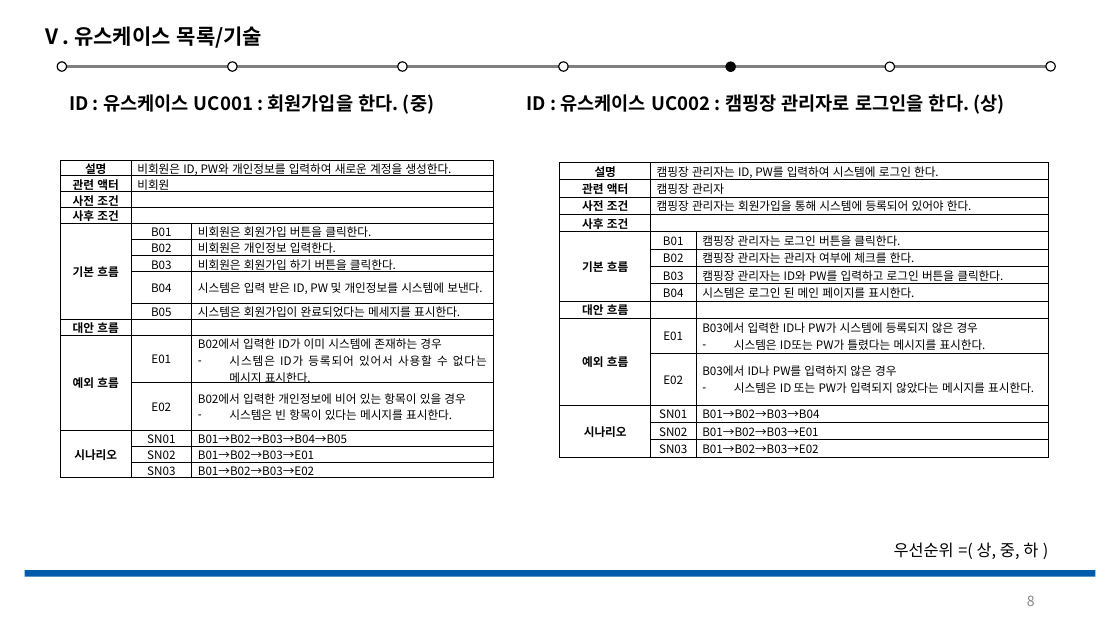
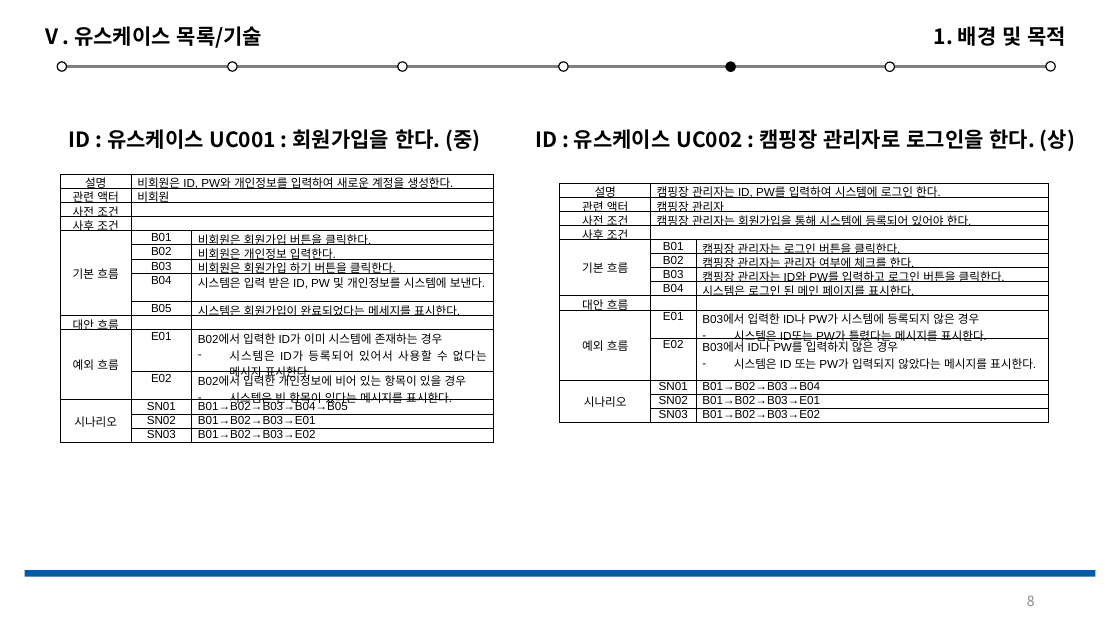
Before and after one commit to Jeeseob/SoftwareEngineering, a slide deck: slide 8 of 소공.pptx. Drawn at 1120x630 pixels with LibreOffice and Linux fonts; fonts in the diff are those of the drawing. Boxes give left, top, right and bottom in pixels: in the first picture for what was removed or moved away, otherwise in the second. Text is boxed around its words. In the diff, an @@ line names an element or a change of style, - is before the commit and + after.

```diff
--- a/소공.pptx
+++ b/소공.pptx
@@ text added at <box>934,26,1067,46</box>, 18 pt, text #000000, bold @@
+1. 배경 및 목적
@@ text "ID : 유스케이스 UC001 : ...": place and size @@
-text "ID : 유스케이스 UC001 : ..." at <box>69,94,434,114</box>
+text "ID : 유스케이스 UC001 : ..." at <box>69,129,480,151</box>
@@ text "ID : 유스케이스 UC001 : ..." at <box>69,129,480,151</box>: size 16 to 18 pt; indent changed @@
@@ text "ID : 유스케이스 UC002 : ...": place and size @@
-text "ID : 유스케이스 UC002 : ..." at <box>527,94,1005,114</box>
+text "ID : 유스케이스 UC002 : ..." at <box>536,129,1075,151</box>
@@ text "ID : 유스케이스 UC002 : ..." at <box>536,129,1075,151</box>: size 16 to 18 pt @@
@@ table at <box>60,175,493,450</box> @@
@@ font Noto Sans CJK KR to Arial @@
@@ bold off in "설명", "관련 액터", "사전 조건", "사후 조건" and 4 more places @@
@@ table: place and size @@
-table at <box>60,160,493,482</box>
+table at <box>60,175,493,450</box>
@@ table at <box>560,183,1049,459</box> @@
@@ font Noto Sans CJK KR to Arial @@
@@ bold off in "설명", "관련 액터", "사전 조건", "사후 조건" and 4 more places @@
@@ table: place and size @@
-table at <box>560,162,1049,457</box>
+table at <box>560,183,1049,459</box>
@@ text removed at <box>894,542,1038,559</box> @@
-우선순위 =( 상, 중, 하 )
```
Also in this commit, not shown: 19 other slides changed, 2 slides added, 1 slide removed, 1 other file.
